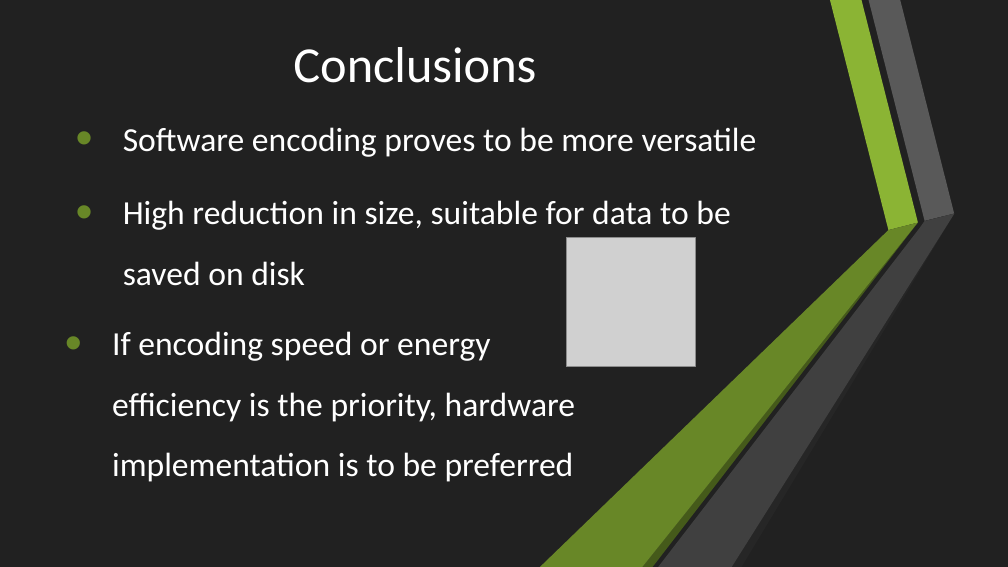
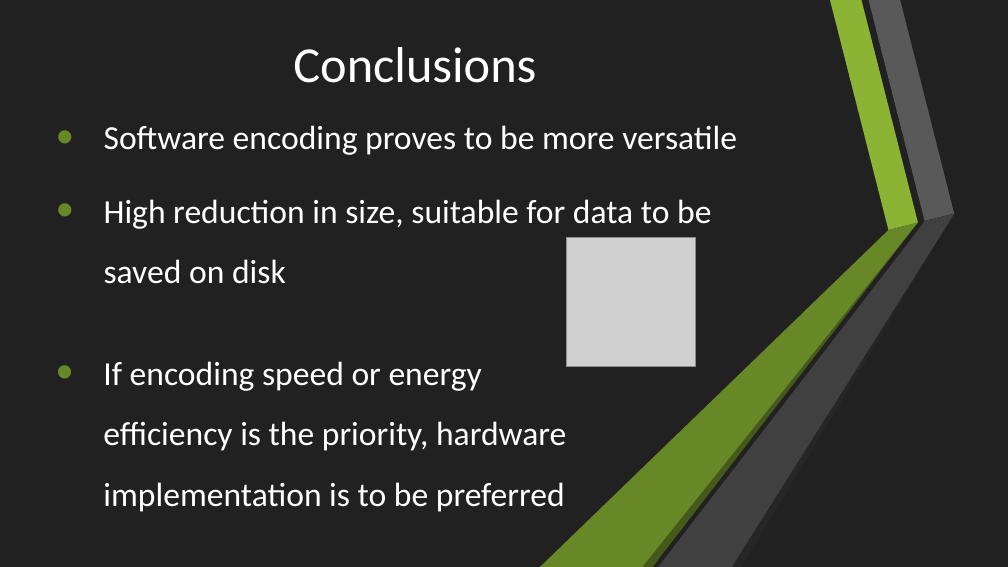
Before and after one commit to Rijndael99/encoding_bench, a slide deck: slide 21 of presentation.pptx. Drawn at 1008x567 pixels with LibreOffice and Linux fonts; fonts in the diff are those of the drawing; grey boxes stand for pictures. Boxes give left, top, right and bottom in pixels: in the first picture for what was removed or moved away, otherwise in the second. Text is boxed around its words. In the diff, an @@ line names an element or a change of style, - is before the commit and + after.

```diff
--- a/presentation.pptx
+++ b/presentation.pptx
@@ text "Software encoding proves to be ...": place and size @@
-text "Software encoding proves to be ..." at <box>123,127,757,286</box>
+text "Software encoding proves to be ..." at <box>104,125,737,284</box>
@@ text "If encoding speed or energy ...": place and size @@
-text "If encoding speed or energy ..." at <box>112,331,575,482</box>
+text "If encoding speed or energy ..." at <box>103,361,566,512</box>
```
Also in this commit, not shown: 6 other slides changed.
